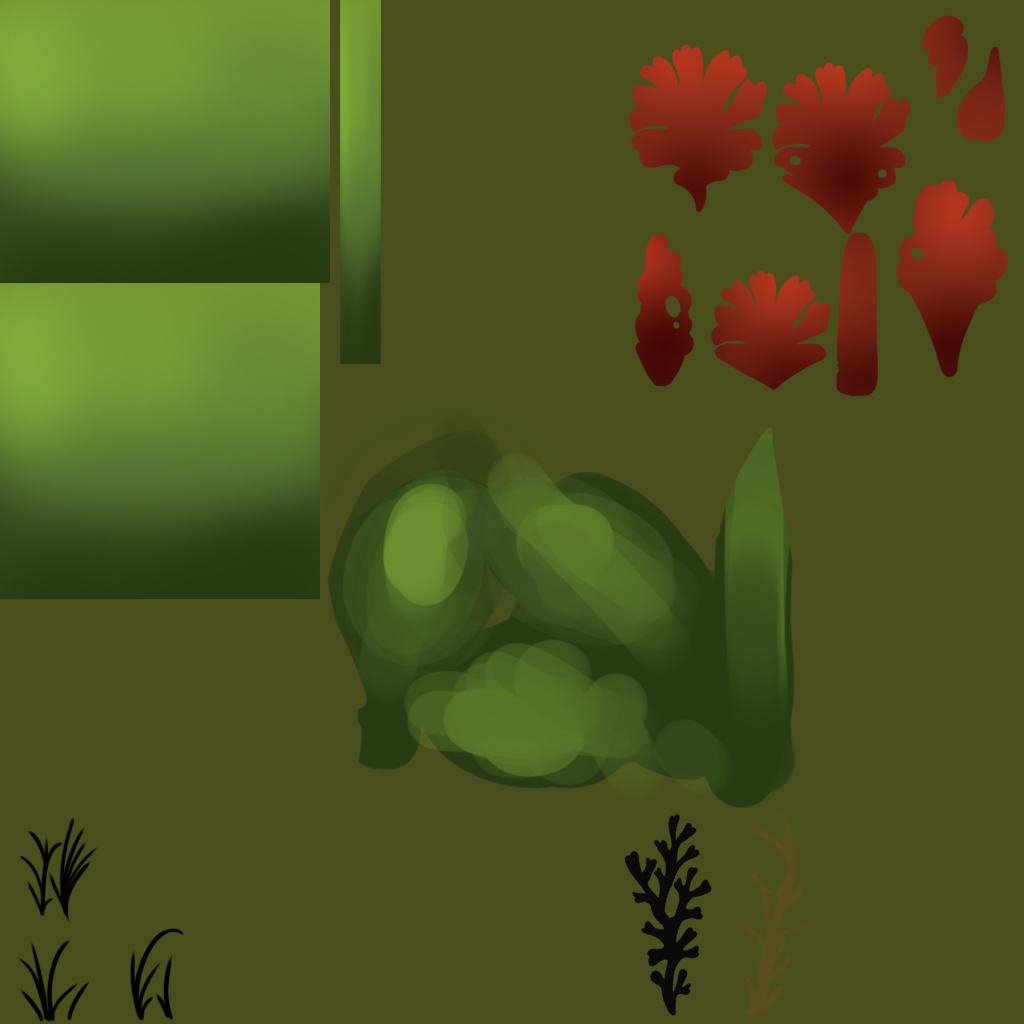
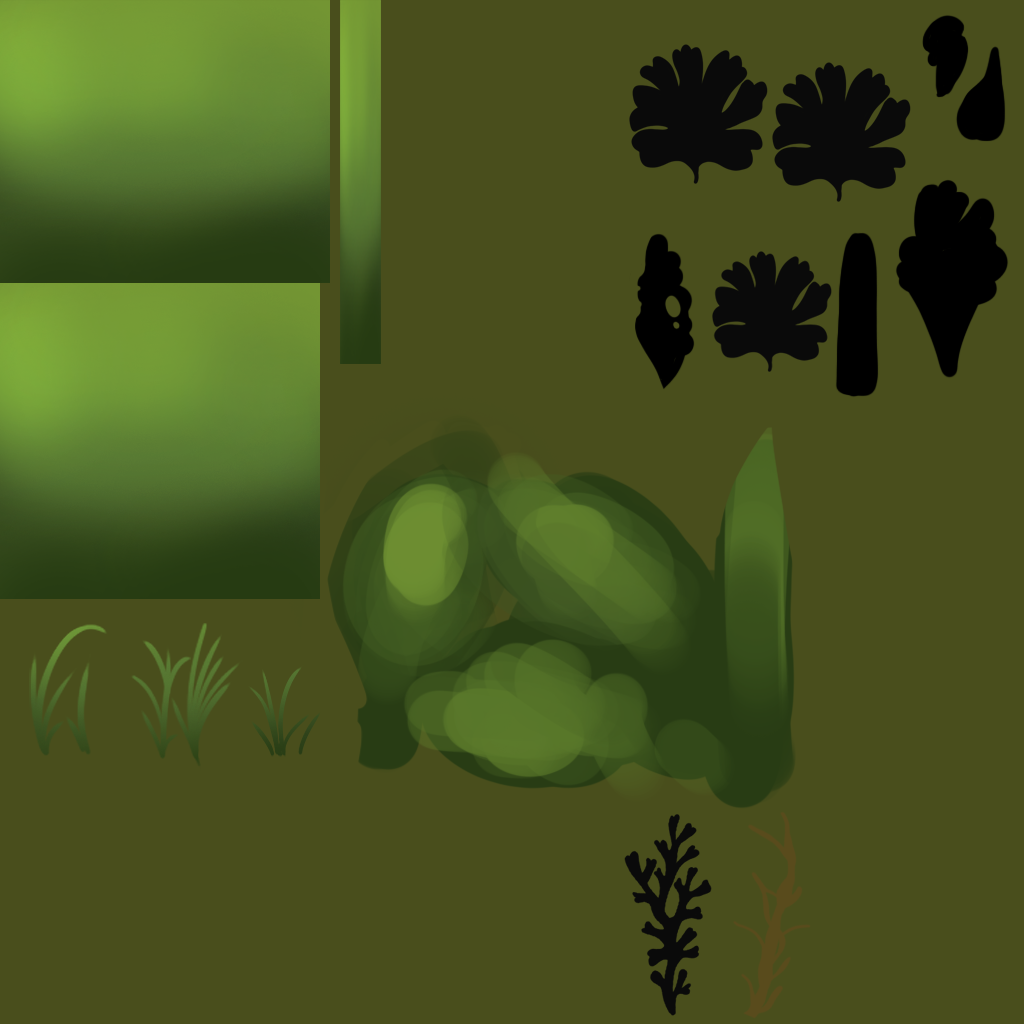
Revision of a layered 1024px x 1024px image; what changed, layer by layer:
renamed "Layer 9" to "Layer 2 copy 3", moved it above "Layer 4", painted on it over [29, 15, 1009, 767]
painted on "Layer 4" over [17, 623, 320, 1022]
painted on "Layer 7 copy 2" over [634, 106, 924, 391]
